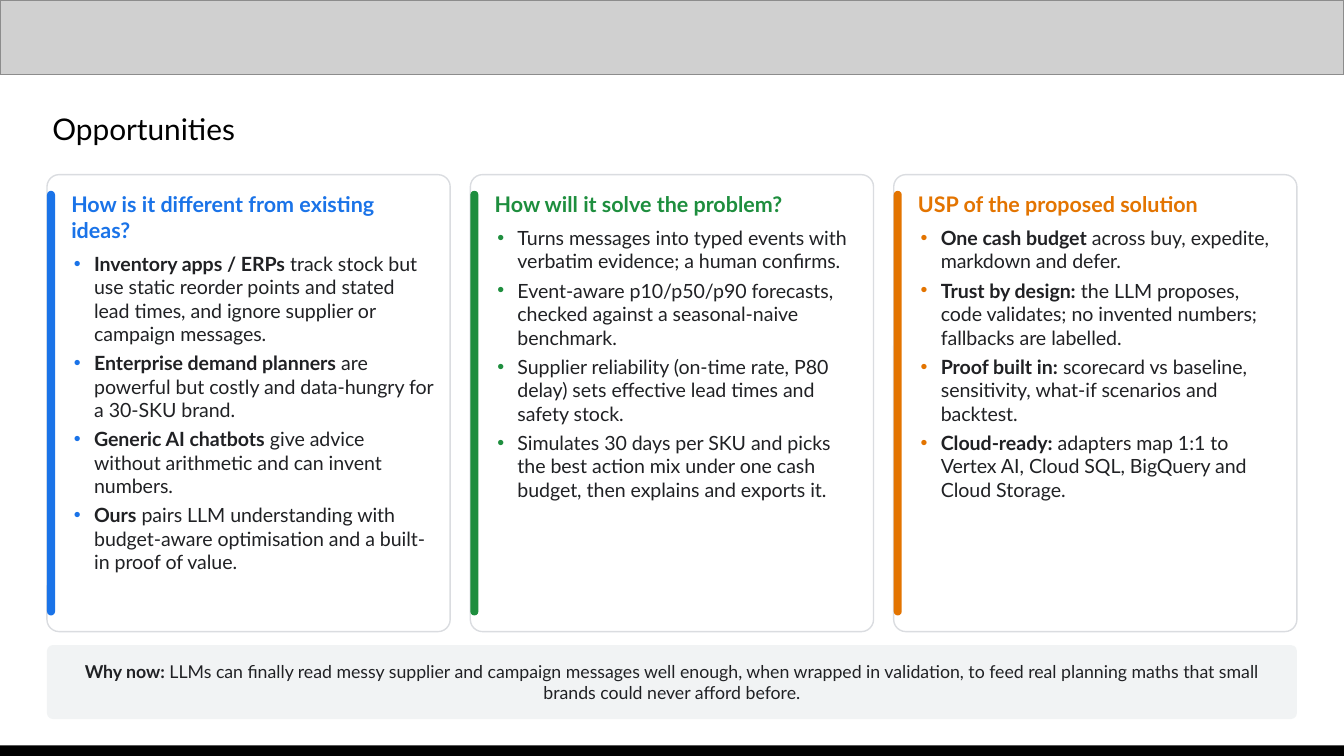
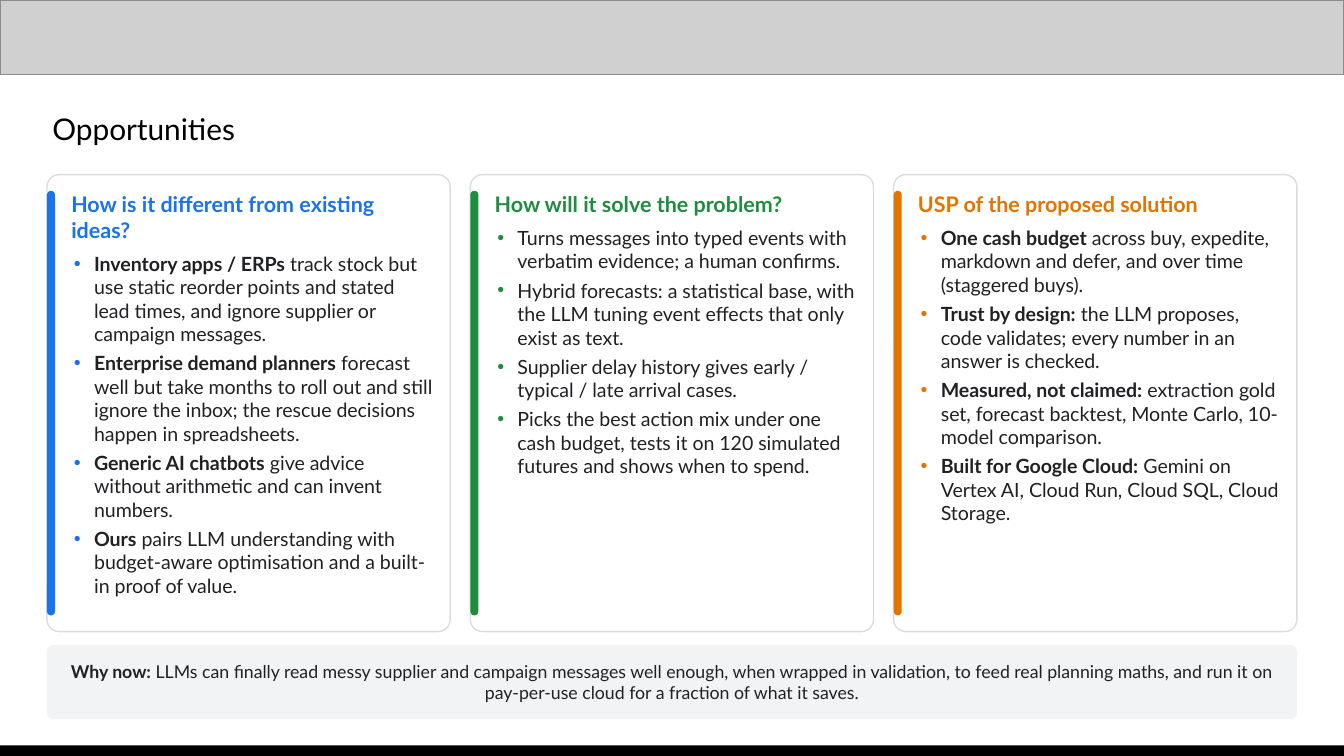
Before and after one commit to Xhahat/inventory-rescue, a slide deck: slide 3 of docs/Inventory_Rescue_AI_Builder_Cup.pptx. Drawn at 1344x756 pixels with LibreOffice and Linux fonts; fonts in the diff are those of the drawing; grey boxes stand for pictures. Boxes give left, top, right and bottom in pixels: in the first picture for what was removed or moved away, otherwise in the second. Text is boxed around its words. In the diff, an @@ line names an element or a change of style, - is before the commit and + after.

Commit message:
Reposition for enterprise brands: 20x demo scale, Rs 10L budget
- Rescale seed volumes/costs, budgets, alerts, assistant prompts and tests
- Fix inclusive end-date extraction (value of signals now 100% captured)
- Re-run backtest, extraction and 10-model comparison; update README
- Rebuild deck with enterprise ROI and model comparison slide

```diff
--- a/docs/Inventory_Rescue_AI_Builder_Cup.pptx
+++ b/docs/Inventory_Rescue_AI_Builder_Cup.pptx
@@ text at <box>941,230,1278,524</box>: text changed @@
-• One cash budget across buy, expedite, markdown and defer.
-• Trust by design: the LLM proposes, code validates; no invented numbers; fallbacks are labelled.
-• Proof built in: scorecard vs baseline, sensitivity, what-if scenarios and backtest.
-• Cloud-ready: adapters map 1:1 to Vertex AI, Cloud SQL, BigQuery and Cloud Storage.
+• One cash budget across buy, expedite, markdown and defer, and over time (staggered buys).
+• Trust by design: the LLM proposes, code validates; every number in an answer is checked.
+• Measured, not claimed: extraction gold set, forecast backtest, Monte Carlo, 10-model comparison.
+• Built for Google Cloud: Gemini on Vertex AI, Cloud Run, Cloud SQL, Cloud Storage.
@@ text at <box>517,283,855,477</box>: text changed @@
-• Event-aware p10/p50/p90 forecasts, checked against a seasonal-naive benchmark.
-• Supplier reliability (on-time rate, P80 delay) sets effective lead times and safety stock.
-• Simulates 30 days per SKU and picks the best action mix under one cash budget, then explains and exports it.
+• Hybrid forecasts: a statistical base, with the LLM tuning event effects that only exist as text.
+• Supplier delay history gives early / typical / late arrival cases.
+• Picks the best action mix under one cash budget, tests it on 120 simulated futures and shows when to spend.
@@ text at <box>94,355,433,445</box>: text changed @@
-• Enterprise demand planners are powerful but costly and data-hungry for a 30-SKU brand.
+• Enterprise demand planners forecast well but take months to roll out and still ignore the inbox; the rescue decisions happen in spreadsheets.
@@ text in rounded rectangle at <box>71,665,1272,702</box>: text changed @@
-Why now: LLMs can finally read messy supplier and campaign messages well enough, when wrapped in validation, to feed real planning maths that small brands could never afford before.
+Why now: LLMs can finally read messy supplier and campaign messages well enough, when wrapped in validation, to feed real planning maths, and run it on pay-per-use cloud for a fraction of what it saves.
```
Also in this commit, not shown: 12 other slides changed, 1 slide added, 26 other files.
